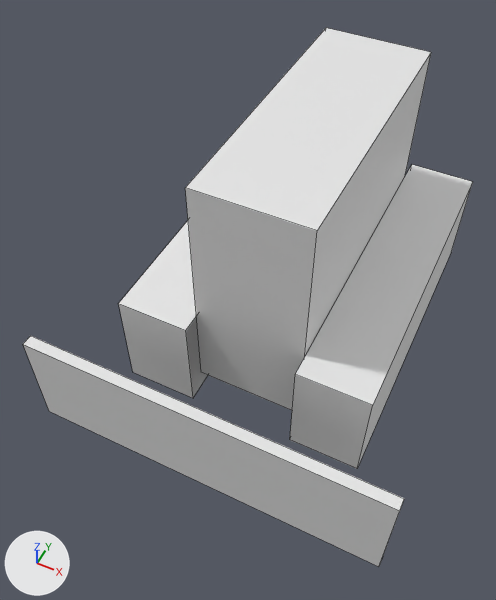
Renders of the Blender file car.blend from each side of a commit.
Rendered twice from a 50 mm lens placed at (3.19, -9.12, 10.85), pointed at (-0.45, -1.85, 1.75). Lighting does not change. The marker at lower left points along +X, +Y and +Z. Mesh edges are drawn as thin lines.

Objects in the first picture: 'foot_01', 'hand_01', 'head_01'.
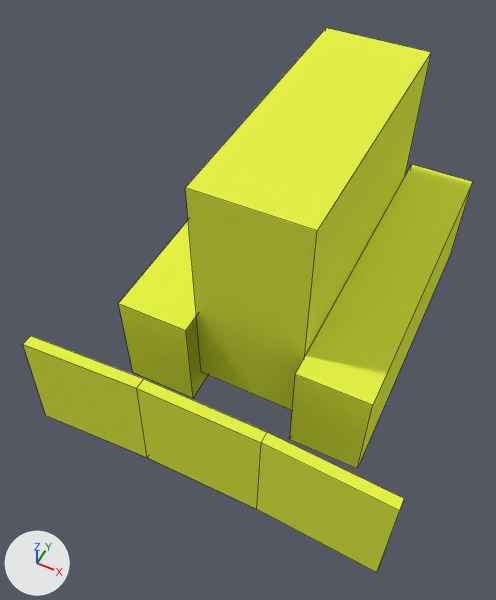
Boxes [x1, y1, x2, y2] around the edits, measured in the pictures (496 x 600 px):
'head_01', recoloured (white to yellow)
    both: [185, 28, 431, 410]
'foot_01', recoloured (white to yellow)
    both: [118, 165, 473, 469]
'hand_01', reshaped
    before: [23, 336, 404, 567]
    after: [23, 336, 404, 572]

The change in detail:
Material 'body_mat' (mat_body_mat) is new.
Its base color is (0.8, 0.896, 0.0642) (yellow #e7f348).
me_立方体_001 has 8 vertices, 6 faces and spans x -1.0..1.0, y -1.0..1.0, z -1.0..1.0.
me_立方体_001 now uses material mat_body_mat (yellow #e7f348).
me_立方体 has 16 vertices, 10 faces and spans x -1.0..1.0, y -1.0..1.0, z -1.0..1.0.
me_立方体 now uses material mat_body_mat (yellow #e7f348).
me_cube has 8 vertices, 6 faces and spans x -1.0..1.0, y -1.0..1.0, z -1.0..1.0.
me_cube is used by ob_hand_01; location (0.0, -4.45, 1.0); rotation (0.0, 0.0, -3.142), in degrees (0, 0, -180); scale (3.2, 0.1, 1.0).
Verts and faces of me_cube; kept vertices keep their numbers, new ones are numbered from 8.
Before the commit, vertices of me_cube: 0 (1.0, 1.0, -1.0) at pixel (49, 411), 1 (1.0, -1.0, -1.0), 2 (-1.0, -1.0, -1.0) at pixel (383, 555), 3 (-1.0, 1.0, -1.0) at pixel (378, 566), 4 (1.0, 1.0, 1.0) at pixel (22, 344).
Before the commit, vertices of me_cube: 5 (1.0, -1.0, 1.0) at pixel (30, 335), 6 (-1.0, -1.0, 1.0) at pixel (404, 498), 7 (-1.0, 1.0, 1.0) at pixel (399, 510).
me_cube no longer uses material mat_material (white #e7e7e7).
Part 1, on me_cube:
Faces deleted: (0, 1, 2, 3), (4, 7, 6, 5), (1, 5, 6, 2), (0, 3, 7, 4).
Vertices 0 to 3 move by (0.0, 1.0, 0.0).
New vertices 8 to 11 stand at vertices 0, 1, 4, 5, in that order, plus (-0.67, -1.0, 0.0).
New vertices 12 to 15 stand at vertices 2, 3, 6, 7, in that order, plus (0.67, -1.0, 0.0).
New faces: (2, 3, 13, 12), (6, 14, 15, 7), (2, 12, 14, 6), (3, 7, 15, 13), (0, 8, 10, 4), (8, 13, 15, 10).
New faces: (1, 5, 11, 9), (9, 11, 14, 12), (4, 10, 11, 5), (10, 15, 14, 11), (0, 1, 9, 8), (8, 9, 12, 13).
me_cube now uses material mat_body_mat (yellow #e7f348).
